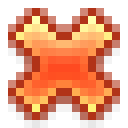
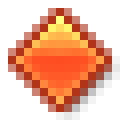
Layer changes from the first 128x128 image to the second:
showed group "romb" (5th of 5, in "red") (3 layers) over [16, 16, 104, 104]
painted on "romb 1 rastr" (3rd of 3, in "red" › "romb") over [16, 16, 104, 104]
showed "romb 1" (3rd of 3, in "red" › "romb") over [16, 16, 104, 104]
hid group "delete" (3 layers) over [16, 16, 112, 112]
painted on "delete 1 rastr" over [16, 32, 112, 112]
